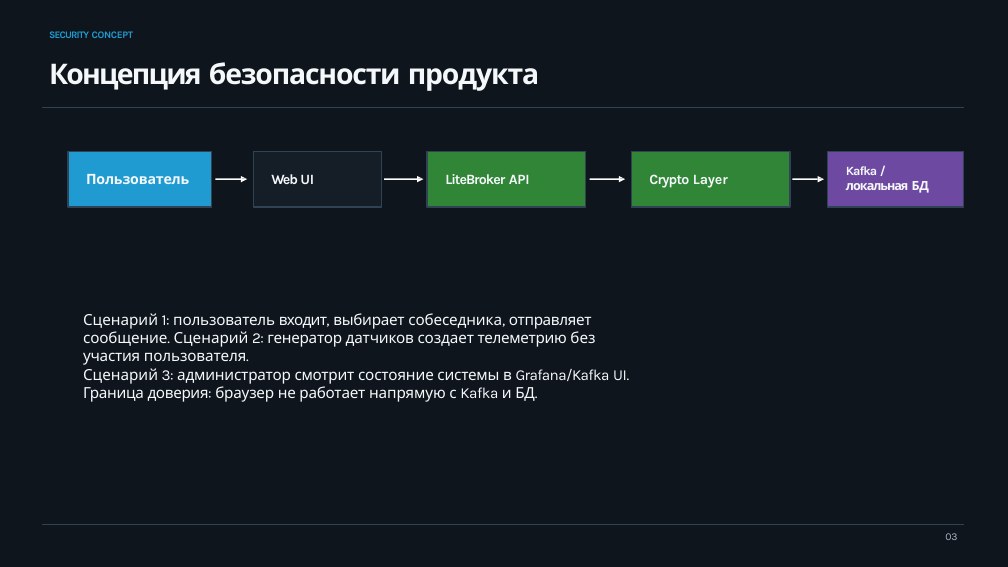
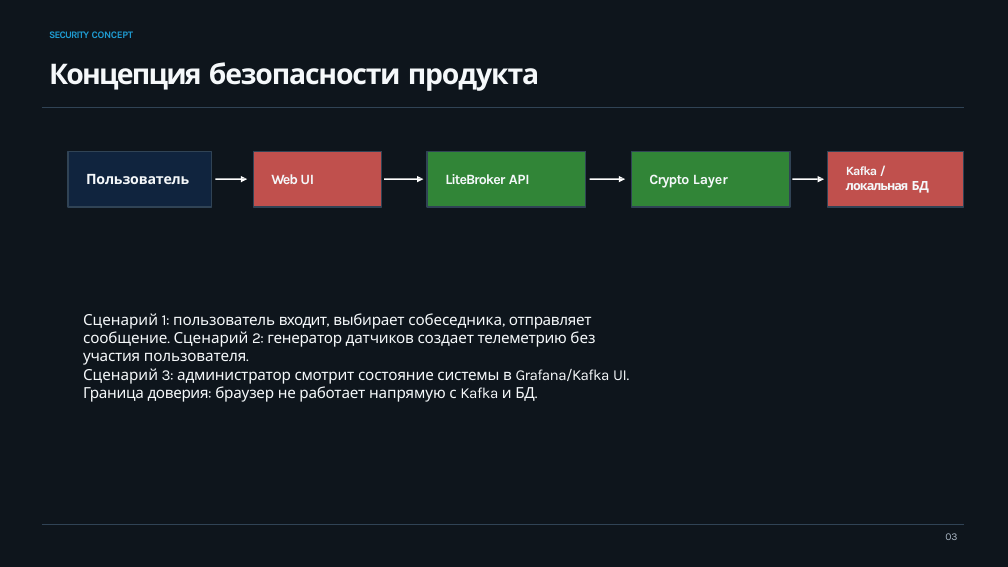
Before and after one commit to NeWaySet/crypto_broker_kafka, a slide deck: slide 4 of LiteBroker_security_Ховроненко_Зюков_Кэп_0Х_24.pptx. Drawn at 1008x567 pixels with LibreOffice and Linux fonts; fonts in the diff are those of the drawing. Boxes give left, top, right and bottom in pixels: in the first picture for what was removed or moved away, otherwise in the second. Text is boxed around its words. In the diff, an @@ line names an element or a change of style, - is before the commit and + after.

```diff
--- a/LiteBroker_security_Ховроненко_Зюков_Кэп_0Х_24.pptx
+++ b/LiteBroker_security_Ховроненко_Зюков_Кэп_0Х_24.pptx
@@ rectangle "Пользователь" at (x1=68, y1=151, x2=212, y2=207): fill #1F9BD1 to #0F243E @@
@@ rectangle "Web UI" at (x1=253, y1=151, x2=382, y2=207): fill #151D27 to #C0504D @@
@@ rectangle "Kafka /" at (x1=828, y1=151, x2=964, y2=207): fill #6E49A1 to #C0504D @@
```
Also in this commit, not shown: 5 other slides changed, 2 slides added, 2 slides removed.
